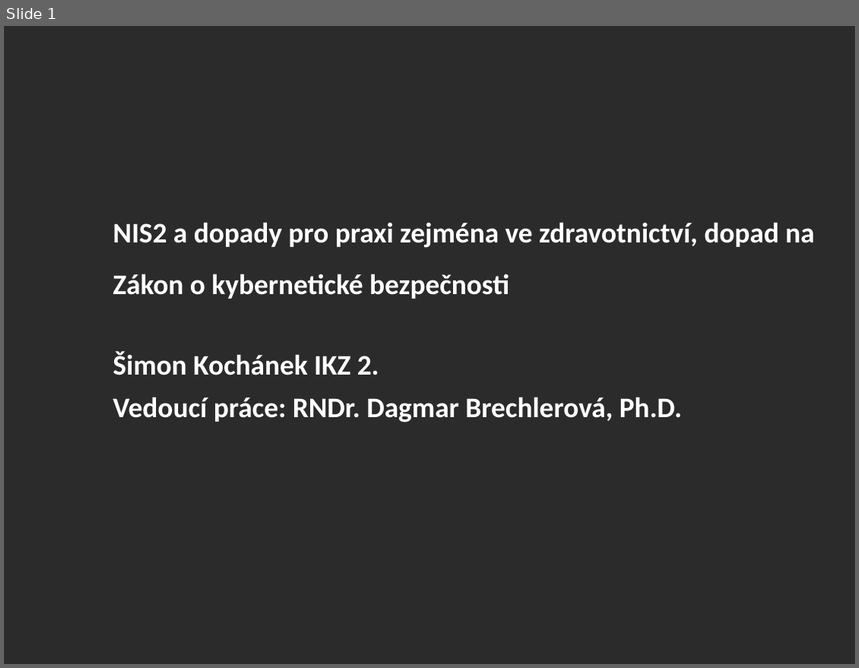
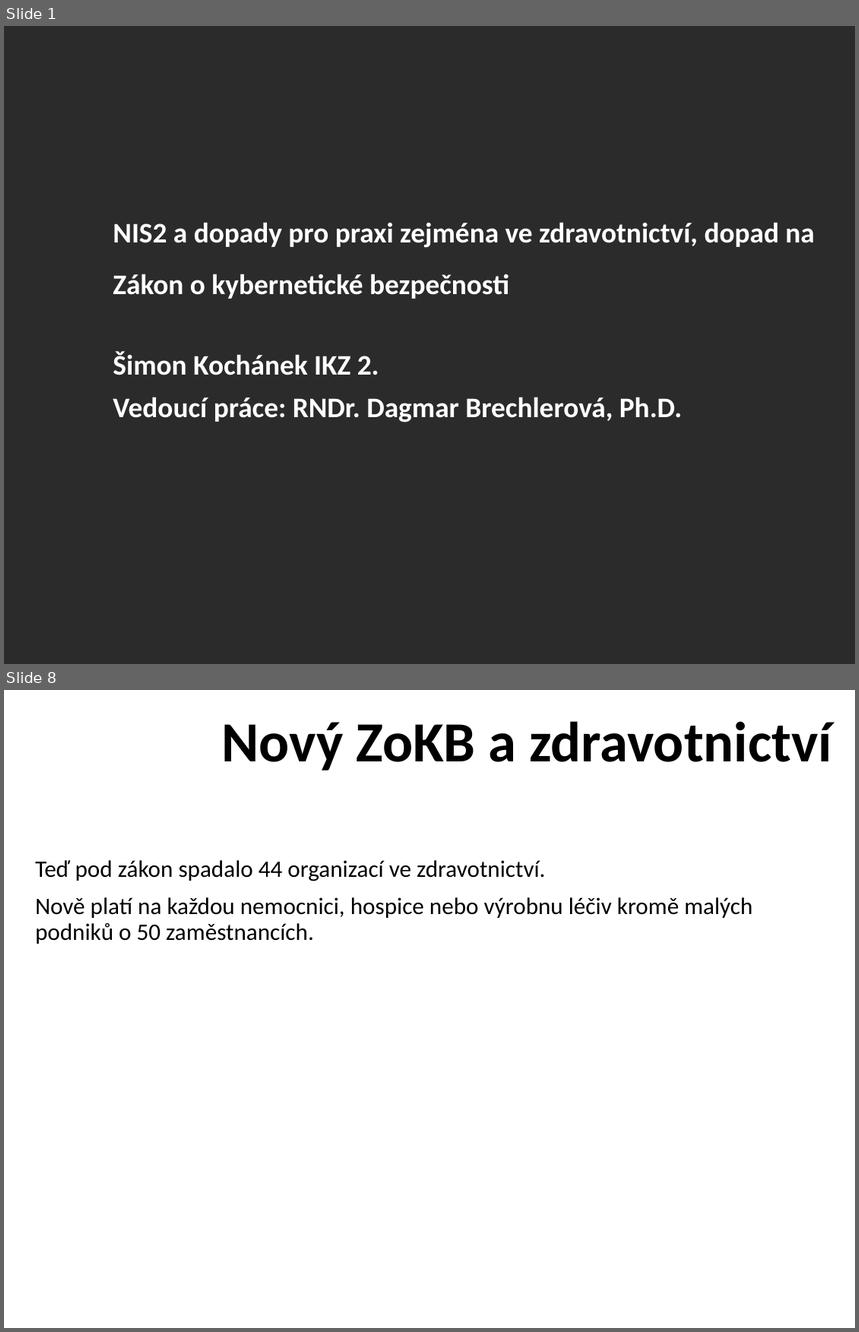
Before and after one commit to zimice/pr4_nis2, a slide deck: NIS2_kochanek.pptx. Shown one above the other, each under a label of ours: slide 1 before the commit, slides 1 and 8 after it; the slides between them are not shown. The pictures are 859x668 and 859x1332 pixels, drawn with LibreOffice and Linux fonts; fonts in the diff are those of the drawing; background and template pictures are left out; a plain dark background stands for a picture behind light text. Boxes give left, top, right and bottom in pixels: in the first picture for what was removed or moved away, otherwise in the second. Text is boxed around its words. In the diff, an @@ line names an element or a change of style, - is before the commit and + after.

```diff
--- a/NIS2_kochanek.pptx
+++ b/NIS2_kochanek.pptx
@@ slide 8 added at (4, 690, 855, 1328), background picture (left out) @@
@@ title added at (221, 721, 832, 771), 48 pt, text #000000, bold @@
+Nový ZoKB a zdravotnictví
@@ subtitle added at (35, 860, 753, 944), 20 pt, text #000000 @@
+Teď pod zákon spadalo 44 organizací ve zdravotnictví.
+Nově platí na každou nemocnici, hospice nebo výrobnu léčiv kromě malých podniků o 50 zaměstnancích.
```
Also in this commit, not shown: 8 slides changed.
